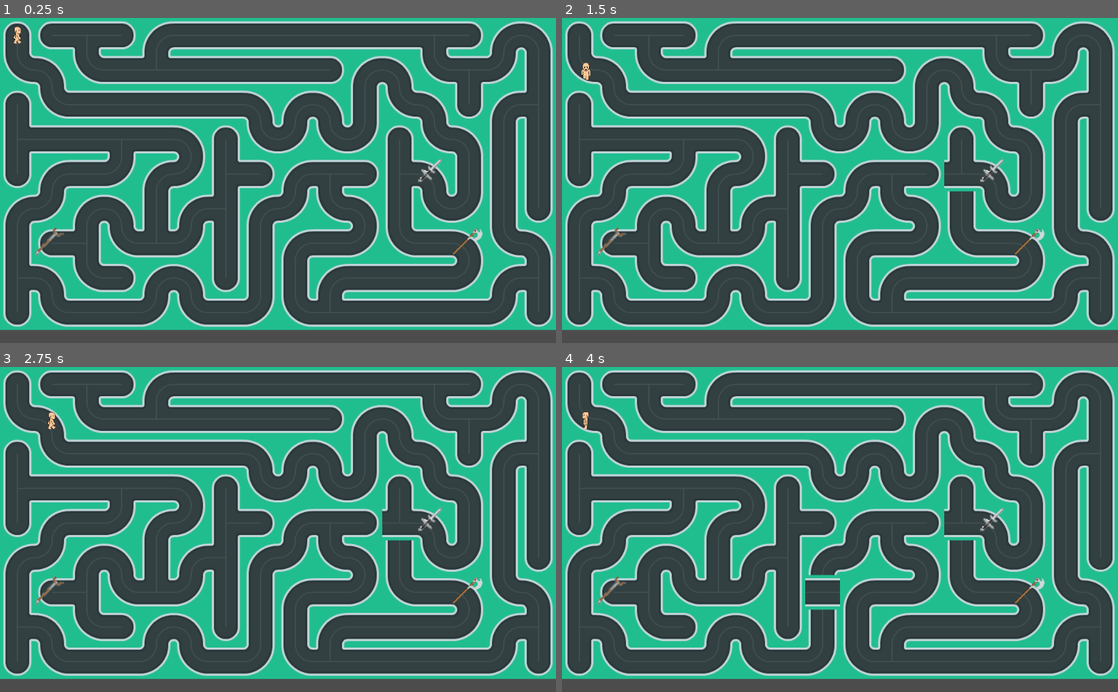
Above: before the commit, frames 1-4 (two rows, left to right).
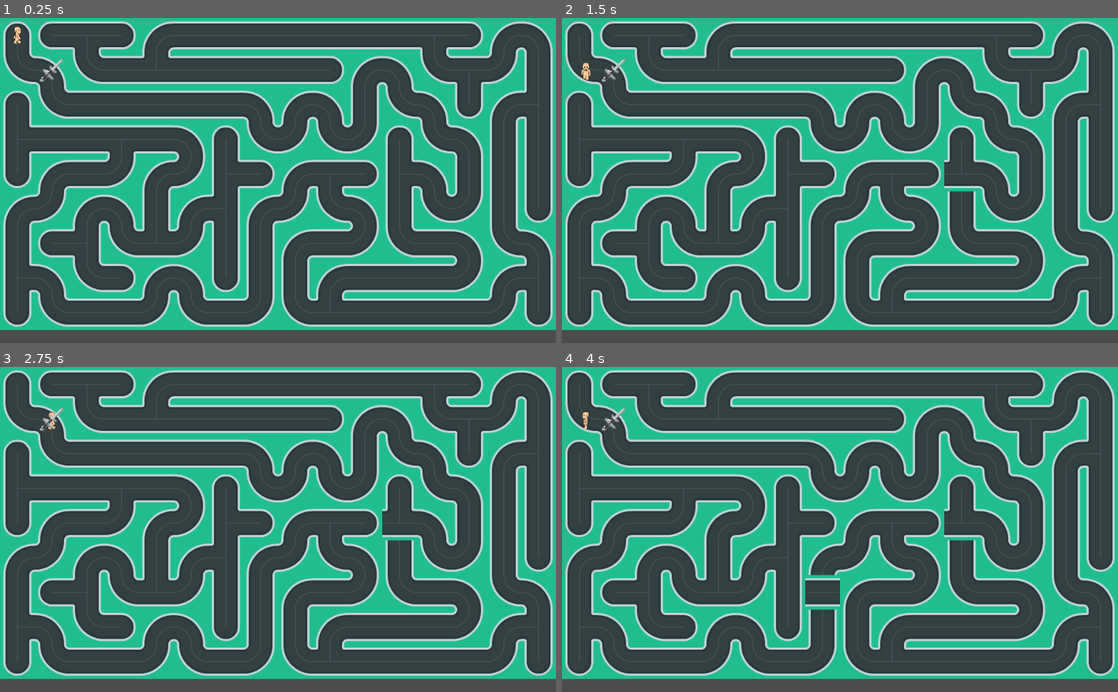
Above: after the commit, the same moments.

Repository: arsany007/BollyTheMalt
Game: Godot game, scene res://Maze.tscn
Two runs of this game, one before a commit and one after it. Both use one fixed random seed, a clock stepped at 60 frames per second and the inputs below.
Inputs (mouse positions are in pixels of both pictures, inside the frame that each line leads up to):
- Up to frame 1 (0.25 s): no input
- Up to frame 2 (1.5 s): tap Enter at 0.5 s; move the mouse to (962, 164) at 0.52 s; hold Right (ui_right) 0.53-1.28 s; click (962, 164) at 0.67 s; tap Space at 1.25 s; move the mouse to (728, 196) at 1.27 s; hold Down (ui_down) from 1.28 s (still down)
- Up to frame 3 (2.75 s): tap Enter at 2 s; move the mouse to (333, 458) at 2.02 s; release Down (ui_down) at 2.03 s; hold Right (ui_right) from 2.03 s (still down)
- Up to frame 4 (4 s): tap Space at 2.75 s; move the mouse to (812, 594) at 2.77 s; release Right (ui_right) at 2.78 s; hold Up (ui_up) 2.78-3.53 s; click (812, 594) at 2.92 s; tap Enter at 3.5 s; move the mouse to (1006, 578) at 3.52 s; hold Left (ui_left) from 3.53 s (still down)

The runs differ from the first frame. In frame 1, 0.3% of the frame differs, in the area x 6-87%, y 12-74%; in frame 2, 0.3%; in frame 3, 0.3%; in frame 4, 0.3%.
Error after the commit: Invalid get index 'get' (on base: 'Nil'). (res://Treasures.gd:26)

Commit message:
trial to detect collision with treasures

Diff:
--- a/Maze.tscn
+++ b/Maze.tscn
@@ -7,6 +7,7 @@
 [ext_resource path="res://art/treasure3.png" type="Texture" id=5]
 [ext_resource path="res://PlayerKini.tscn" type="PackedScene" id=6]
 [ext_resource path="res://TreasuresMap.gd" type="Script" id=7]
+[ext_resource path="res://Treasures.tscn" type="PackedScene" id=8]
 [ext_resource path="res://Maze.tres" type="TileSet" id=18]
 
 [sub_resource type="ConvexPolygonShape2D" id=2]
@@ -93,11 +94,14 @@
 script = ExtResource( 2 )
 
 [node name="TreasuresMap" type="TileMap" parent="."]
+visible = false
 tile_set = SubResource( 1 )
 format = 1
 script = ExtResource( 7 )
 
 [node name="PlayerKini" parent="." instance=ExtResource( 6 )]
 
+[node name="Treasures" parent="." instance=ExtResource( 8 )]
+
 [connection signal="signal_rotate_cell" from="TileMap" to="." method="_on_TileMap_signal_rotate_cell"]
 [connection signal="hit" from="PlayerKini" to="TreasuresMap" method="_on_PlayerKini_hit"]
--- a/Player.gd
+++ /dev/null
@@ -1,32 +0,0 @@
-extends Area2D
-
-var screen_size # Size of the game window.
-var speed =400
-
-func _ready():
-	screen_size = get_viewport_rect().size
-
-func _process(delta):
-	var velocity = Vector2.ZERO # The player's movement vector.
-	if Input.is_action_pressed("ui_right"):
-		$AnimatedSprite.animation = "right"
-		velocity.x += 1
-	if Input.is_action_pressed("ui_left"):
-		$AnimatedSprite.animation = "left"
-		velocity.x -= 1
-	if Input.is_action_pressed("ui_down"):
-		$AnimatedSprite.animation = "down"
-		velocity.y += 1
-	if Input.is_action_pressed("ui_up"):
-		$AnimatedSprite.animation = "up"
-		velocity.y -= 1
-
-	if velocity.length() > 0:
-		velocity = velocity.normalized() * speed
-		$AnimatedSprite.play()
-	else:
-		$AnimatedSprite.stop()
-
-	position += velocity * delta
-	position.x = clamp(position.x, 0, screen_size.x)
-	position.y = clamp(position.y, 0, screen_size.y)
--- a/Player.tscn
+++ /dev/null
@@ -1,58 +0,0 @@
-[gd_scene load_steps=16 format=2]
-
-[ext_resource path="res://art/player/right1.png" type="Texture" id=1]
-[ext_resource path="res://art/player/down3.png" type="Texture" id=2]
-[ext_resource path="res://art/player/right3.png" type="Texture" id=3]
-[ext_resource path="res://art/player/up1.png" type="Texture" id=4]
-[ext_resource path="res://art/player/up2.png" type="Texture" id=5]
-[ext_resource path="res://art/player/left1.png" type="Texture" id=6]
-[ext_resource path="res://art/player/left3.png" type="Texture" id=7]
-[ext_resource path="res://art/player/up3.png" type="Texture" id=8]
-[ext_resource path="res://art/player/left2.png" type="Texture" id=9]
-[ext_resource path="res://art/player/right2.png" type="Texture" id=10]
-[ext_resource path="res://art/player/down2.png" type="Texture" id=11]
-[ext_resource path="res://art/player/down1.png" type="Texture" id=12]
-[ext_resource path="res://Player.gd" type="Script" id=13]
-
-[sub_resource type="SpriteFrames" id=1]
-animations = [ {
-"frames": [ ExtResource( 6 ), ExtResource( 9 ), ExtResource( 7 ) ],
-"loop": true,
-"name": "left",
-"speed": 3.0
-}, {
-"frames": [ ExtResource( 1 ), ExtResource( 10 ), ExtResource( 3 ) ],
-"loop": true,
-"name": "right",
-"speed": 3.0
-}, {
-"frames": [ ExtResource( 4 ), ExtResource( 5 ), ExtResource( 8 ) ],
-"loop": true,
-"name": "up",
-"speed": 3.0
-}, {
-"frames": [ ExtResource( 12 ), ExtResource( 11 ), ExtResource( 2 ) ],
-"loop": true,
-"name": "down",
-"speed": 3.0
-} ]
-
-[sub_resource type="CapsuleShape2D" id=2]
-radius = 15.0
-height = 38.0
-
-[node name="Player" type="Area2D"]
-position = Vector2( 32, 32 )
-scale = Vector2( 0.7, 0.7 )
-script = ExtResource( 13 )
-
-[node name="AnimatedSprite" type="AnimatedSprite" parent="."]
-frames = SubResource( 1 )
-animation = "right"
-frame = 2
-speed_scale = 10.0
-
-[node name="CollisionShape2D" type="CollisionShape2D" parent="."]
-shape = SubResource( 2 )
-
-[connection signal="body_entered" from="." to="." method="_on_Player_body_entered"]
--- a/PlayerKini.gd
+++ b/PlayerKini.gd
@@ -32,6 +32,7 @@
 	var collision_detected = move_and_collide( velocity * delta )
 
 	if collision_detected != null:
+		velocity = velocity.bounce(collision_detected.normal)
 		emit_signal("hit",collision_detected)
 
 	position.x = clamp(position.x, 0, screen_size.x)
--- /dev/null
+++ b/Treasures.gd
@@ -0,0 +1,26 @@
+extends Node2D
+
+const Layer_None = 0
+const Layer_Player_1 = 1
+const Layer_Player_2 = 2
+const Layer_Player_3 = 3
+const Layer_Player_4 = 4
+const Layer_Treasure = 5
+const Layer_Ground = 6
+
+#var sprite = null;
+const sprites = [ "treasure1.png", "treasure2.png",
+		"treasure3.png"]
+
+
+func _ready():
+	#sprite = Sprite.new()
+	#sprite.texture = load("res://art/" + sprites[randi()%sprites.size()])
+	#add_child(sprite)
+	pass
+
+
+func _on_Area2D_body_entered(body):
+	if typeof(body) == typeof(KinematicBody2D): #bolly hit the treasure
+		var kinematic_body = body as KinematicBody2D
+		kinematic_body.get
--- /dev/null
+++ b/Treasures.tscn
@@ -0,0 +1,24 @@
+[gd_scene load_steps=4 format=2]
+
+[ext_resource path="res://art/treasure1.png" type="Texture" id=1]
+[ext_resource path="res://Treasures.gd" type="Script" id=2]
+
+[sub_resource type="CapsuleShape2D" id=1]
+radius = 14.1529
+height = 35.3344
+
+[node name="Treasures" type="Node2D"]
+position = Vector2( 96, 96 )
+script = ExtResource( 2 )
+
+[node name="Sprite" type="Sprite" parent="."]
+texture = ExtResource( 1 )
+
+[node name="Area2D" type="Area2D" parent="."]
+
+[node name="CollisionShape2D" type="CollisionShape2D" parent="Area2D"]
+position = Vector2( -1, 0 )
+rotation = 0.78492
+shape = SubResource( 1 )
+
+[connection signal="body_entered" from="Area2D" to="." method="_on_Area2D_body_entered"]
--- a/TreasuresMap.gd
+++ b/TreasuresMap.gd
@@ -3,9 +3,29 @@
 #Signal to be recieved from Card stack
 var signal_current_treasure
 
+const Layer_None = 0
+const Layer_Player_1 = 1
+const Layer_Player_2 = 2
+const Layer_Player_3 = 3
+const Layer_Player_4 = 4
+const Layer_Treasure = 5
+const Layer_Ground = 6
 
 
 func _on_PlayerKini_hit(collision_detected):
-	var collider = collision_detected.get_collider()
-	if collider.name == "TreasuresMap":
-		var x=0
+
+	if typeof(collision_detected.get_collider()) == typeof(TileMap) :
+
+		var collider = collision_detected.get_collider() as TileMap
+
+		var tileset = collider.get_tileset()
+
+		if collider.name == "TreasuresMap":
+
+			var collider_layer = collider.get_collision_layer()
+			var collider_mask = collider.get_collision_mask()
+
+			collider.set_collision_layer(Layer_None)
+			collider.set_collision_mask(Layer_Treasure)
+
+			var x=0
--- a/project.godot
+++ b/project.godot
@@ -14,6 +14,15 @@
 run/main_scene="res://Maze.tscn"
 config/icon="res://icon.png"
 
+[layer_names]
+
+2d_physics/layer_1="Player_1"
+2d_physics/layer_2="Player_2"
+2d_physics/layer_3="Player_3"
+2d_physics/layer_4="Player_4"
+2d_physics/layer_5="Treasure"
+2d_physics/layer_6="Ground"
+
 [physics]
 
 common/enable_pause_aware_picking=true
Not shown: 1 places in Maze.tscn that only renumber resources
Renamed: art/icon.png -> icon.png
Not shown, added: icon.png.import
Not shown, added: .gitignore
